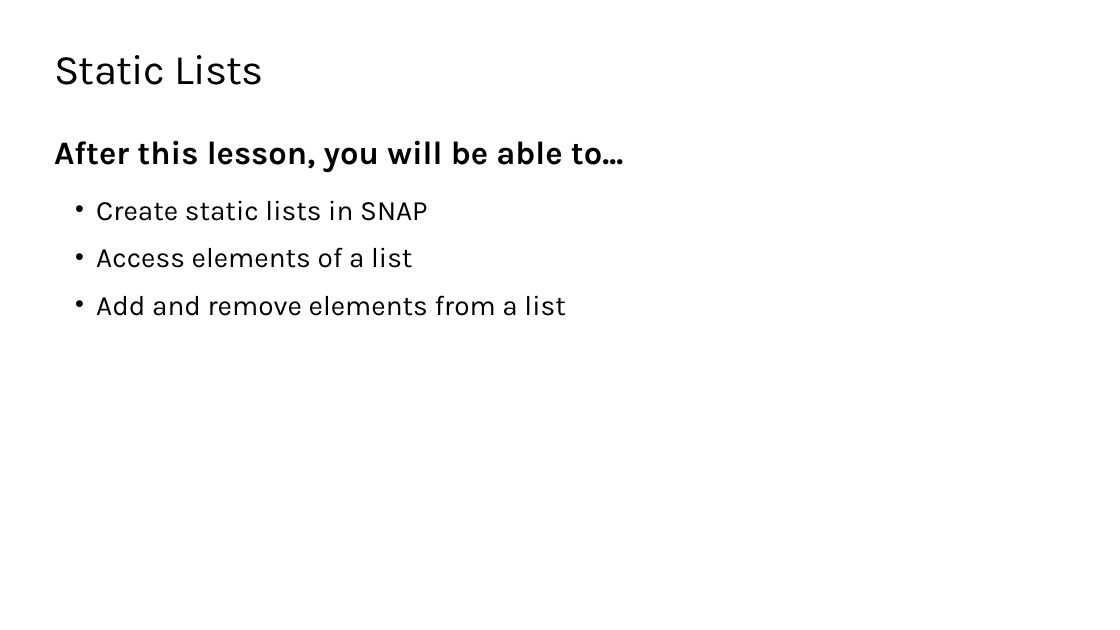
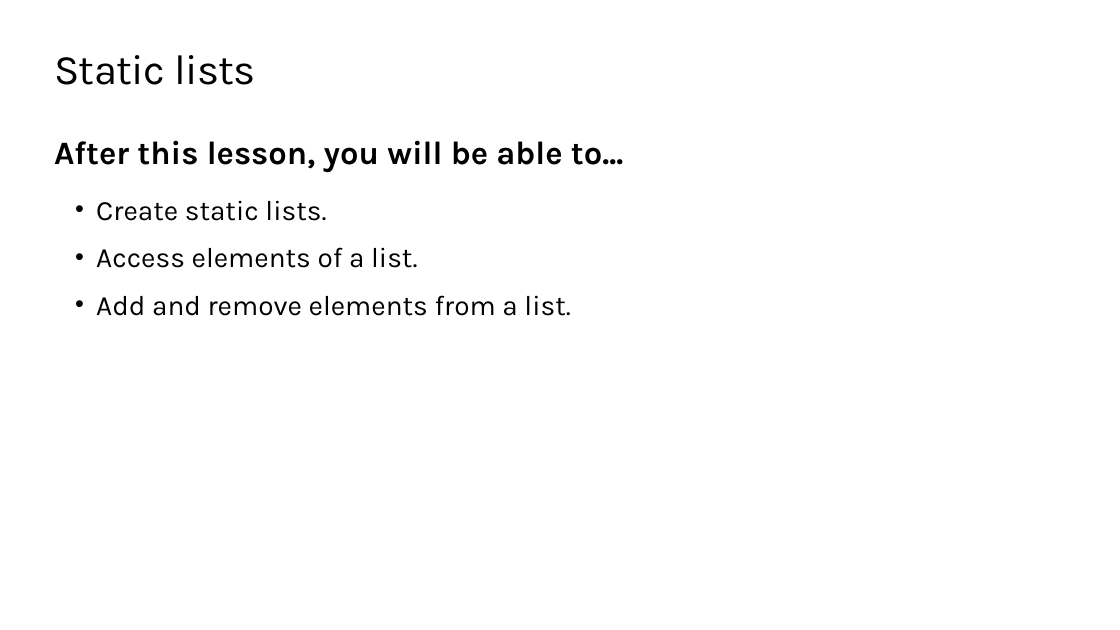
Before and after one commit to TEALSK12/introduction-to-computer-science, a slide deck: slide 2 of slidedecks/TEALS SNAP 4.2.pptx. Drawn at 1120x630 pixels with LibreOffice and Linux fonts; fonts in the diff are those of the drawing; background and template pictures are left out. Boxes give left, top, right and bottom in pixels: in the first picture for what was removed or moved away, otherwise in the second. Text is boxed around its words. In the diff, an @@ line names an element or a change of style, - is before the commit and + after.

```diff
--- a/slidedecks/TEALS SNAP 4.2.pptx
+++ b/slidedecks/TEALS SNAP 4.2.pptx
@@ title at bbox=[54, 55, 256, 85]: text changed @@
-Static Lists
+Static lists
@@ text at bbox=[96, 200, 570, 316]: text changed @@
-• Create static lists in SNAP
-• Access elements of a list
-• Add and remove elements from a list
+• Create static lists.
+• Access elements of a list.
+• Add and remove elements from a list.
```
Also in this commit, not shown: 2 other slides changed, 1 slide added, 1 other file.
